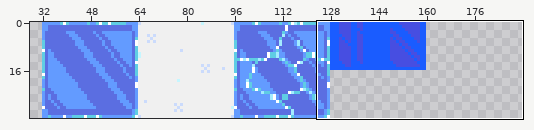
Two states of a sprite sheet, assets/aseprite/tiles.png. The first picture is a wide view before the edit; the outline marks the close-up.
Close-up. First the earlier version:
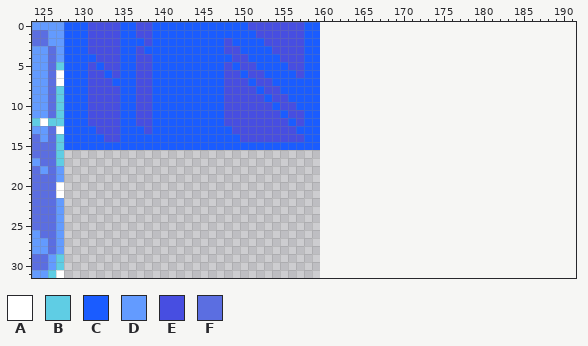
The file is 160x32 pixels. Shown: x 124..191, y 0..31. The old version is drawn lined up with the new one, on the new canvas. The wide view leaves out empty margins.
Palette (. is transparent): A #ffffff  B #5fcde4  C #1a5cff  D #639bff  E #474ee1  F #5b6ee1
Pixels before, first column x 124:
 0 DDDDCCCEEEECCEECCCCCCCCCCCCEEEEEEECC
 1 FFDDCCCEEEECCEECCCCCCCCCCCCCEEEEEECC
 2 FFDDCCCEEEECCCECCCCCCCCCECCCCEEEEECC
 3 DDFDCCCEEEECCECCCCCCCCCCEECCCCEEEECC
 4 DDFDCCCCEEECCEECCCCCCCCCCEECCCCEEECC
 5 DDFBCCCECEECCEECCCCCCCCCECEECCCCEECC
 6 DDFACCCEECECCEECCCCCCCCCEECEECCCCECC
 7 DDFACCCEEECCCEECCCCCCCCCEEECEECCCCCC
 8 DDFBCCCEEEECCEECCCCCCCCCEEEECEECCCCC
 9 DDFBCCCEEEECCEECCCCCCCCCEEEEECEECCCC
10 DDFBCCCEEEECCEECCCCCCCCCEEEEEECEECCC
11 DDFBCCCEEEECCEECCCCCCCCCEEEEEEECEECC
12 BABBCCCEEEECCEECCCCCCCCCEEEEEEEECECC
13 DDFACCCCEEECCCECCCCCCCCCCEEEEEEEECCC
14 FDFBCCCCCEECCCCCCCCCCCCCCCEEEEEEEECC
15 FFFBCCCCCCCCCCCCCCCCCCCCCCCCCCCCCCCC
16 FFFB................................
17 DFFB................................
18 FDFD................................
19 FFFD................................
20 FFFA................................
21 FFFA................................
22 FFFD................................
23 FFFD................................
24 FFFD................................
25 FFFD................................
26 DFFD................................
27 DDFD................................
28 DDFD................................
29 FFDB................................
30 FFDB................................
31 DDBA................................
The result:
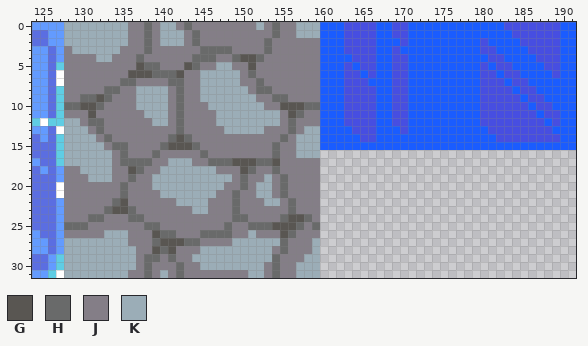
Colours new in this view: G #595652  H #696a6a  J #847e87  K #9badb7
Author's note on the commit: rock tile
From old to new:
canvas 160x32 -> 192x32
Changed rows in their new state; - is an unchanged pixel.
first column x 128:
 0 KKKKKKKKJJHJKKJHJJJJJJJJKJHJJKKKCCCEEEECCEECCCCCCCCCCCCEEEEEEECC
 1 KKKKKKKKJJHJKKKJHJJJJJJJJJHJJKKKCCCEEEECCEECCCCCCCCCCCCCEEEEEECC
 2 KKKKKKKKJJHJKKKJHJJJJJJJJHJJJJJJCCCEEEECCCECCCCCCCCCECCCCEEEEECC
 3 JKKKKKKJJJHJJJJJJHHHHJJJJHJJJJJJCCCEEEECCECCCCCCCCCCEECCCCEEEECC
 4 JJJJKKJJJHJJJJJJHHHJJHGGHJJJJJJJCCCCEEECCEECCCCCCCCCCEECCCCEEECC
 5 JJJJJJJJJGHHJJJGHJJKKJJGJJJJJJJJCCCECEECCEECCCCCCCCCECEECCCCEECC
 6 JJJJJJJJGGGHHHGJJKKKKKJHJJJJJJJJCCCEECECCEECCCCCCCCCEECEECCCCECC
 7 JJJJJJJHHJJJJHHJJKKKKKJJHJJJJJJJCCCEEECCCEECCCCCCCCCEEECEECCCCCC
 8 JJJJJHHJJKKKKJHJJKKKKKKJHHJJJJJJCCCEEEECCEECCCCCCCCCEEEECEECCCCC
 9 JJHHGHJJJKKKKJHJJKKKKKKKJJHHJJJJCCCEEEECCEECCCCCCCCCEEEEECEECCCC
10 HHGGHJJJJKKKKJHJJJKKKKKKKJJGGGHHCCCEEEECCEECCCCCCCCCEEEEEECEECCC
11 JJJGJJJJJJKKKJHJJJJKKKKKKKKJGHJJCCCEEEECCEECCCCCCCCCEEEEEEECEECC
12 KKJHHJJJJJJKKJHJJJJKKKKKKKKJHJJJCCCEEEECCEECCCCCCCCCEEEEEEEECECC
13 KKKJHJJJJJJJJJHJJJJJKKKKKJJJHJKKCCCCEEECCCECCCCCCCCCCEEEEEEEECCC
14 KKKKJHJJJJJJJHGHJJJJJJJJJJJHJKKKCCCCCEECCCCCCCCCCCCCCCEEEEEEEECC
15 KKKKKJHHJJJJHGGGHJJJJJJJJJHJJKKKCCCCCCCCCCCCCCCCCCCCCCCCCCCCCCCC
16 KKKKKKJHJJJHJJJJJHJJJJJJJJHJJKKK--------------------------------
17 KKKKKKJHHHHJJKKKJJHHHGGGHHGJJJJJ--------------------------------
18 JJKKKKJJGHJJKKKKKKKJJJGHJJHJJJJJ--------------------------------
19 JJJKKKJJHJJKKKKKKKKKKJHJJKJHJJJJ--------------------------------
20 JJJJJJJHJJJKKKKKKKKKJJHJKKJHJJJJ--------------------------------
21 JJJJJJJHJJJJKKKKKKKJJHJJKKJHJJJJ--------------------------------
22 JJJJJJHGJJJJJJKKKKJJJHJJJKKJHJJJ--------------------------------
23 JJJJJHGGHJJJJJJJKKJJJHJJJJJJHJJJ--------------------------------
24 JJJHHJJJHHJJJJJJJJJJJHHJJJJHGGHJ--------------------------------
25 HHHJJJJJJJHHJJJJJJJJHJJHHHGGGHJH--------------------------------
26 JJJJJKKKJJJGHHJJJHHHHJJKJJJGHJJJ--------------------------------
27 KKKKKKKKJJJHGGGHHJJJJKKKKKKHJJJK--------------------------------
28 KKKKKKKKKJJGHGJJJKKKKKKKKKJHJJJK--------------------------------
29 KKKKKKKKKJHHJHJJKKKKKKKKKKHJJJKK--------------------------------
30 KKKKKKKKKJHJJJHJJKKKKKKKKJHJJKKK--------------------------------
31 KKKKKKKKJJHJKJHJJJJJJJJKKJHJJKKK--------------------------------
Where, in picture pixels (left, top, right, bottom), the same in both close-ups:
changed: (64, 22, 576, 278)
